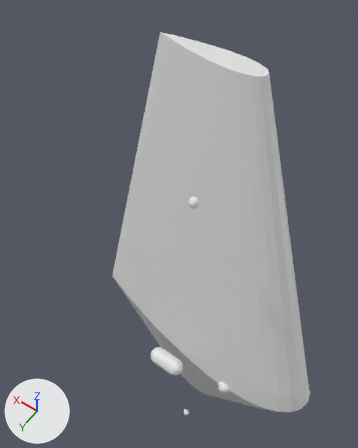
An edit to the glTF model models/mkv.glb, drawn before and after from the same camera.
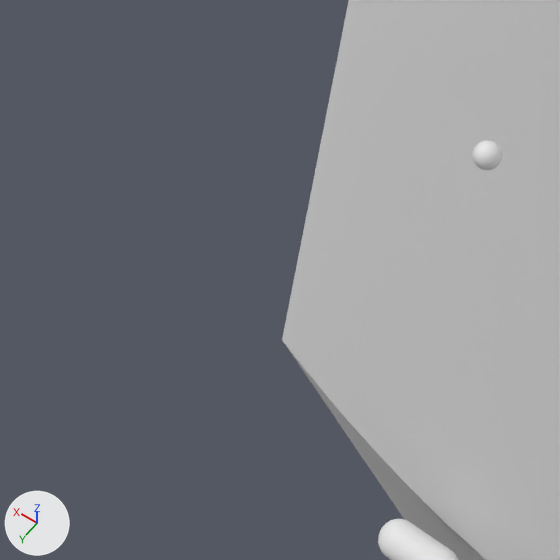
Old and new are each drawn whole from a camera (50 mm lens) standing at (-2.88, 10.92, 26.12) and looking at (7.72, -3.93, 2.78) and again close up on the part from 0% to 62% of the width and 31% to 81% of the height. The lights are fixed; the arrows at lower left show +X, +Y and +Z. The last two pictures show the newer version. Where no turn or scale is listed for an object, it has been applied to the vertices.

Objects in the first close-up: 'body', 'fixture_stbd', 'pod'.
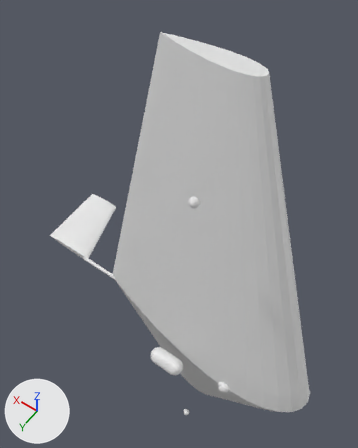
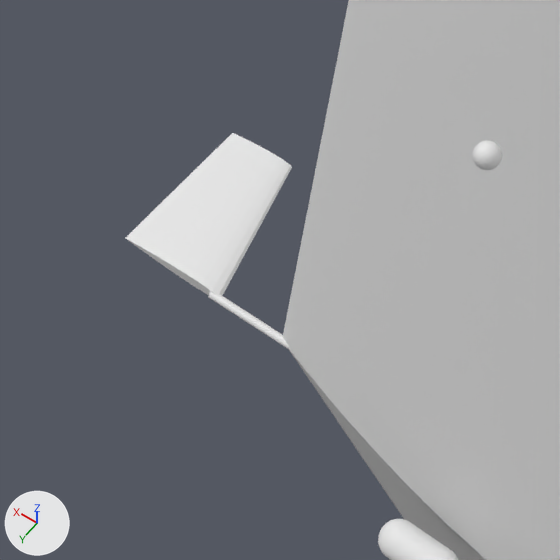
Scene script edits in JSON lines:
```json
{"op": "add", "block": "me_fin_boom", "code": ["me_fin_boom = bpy.data.meshes.new('fin_boom')", "me_fin_boom.from_pydata(...)  # 50 vertices, 96 faces; spans x 9.68..12.3, y -0.11..0.11, z -0.11..0.11"]}
{"op": "add", "block": "me_fin", "code": ["me_fin = bpy.data.meshes.new('fin')", "me_fin.from_pydata(...)  # 46 vertices, 88 faces; spans x 12.0..15.49, y -4.38..0.0, z -0.2..0.2"]}
{"op": "add", "block": "ob_fin_boom", "code": ["ob_fin_boom = bpy.data.objects.new('fin_boom', me_fin_boom)", "ob_fin_boom.location = (0.0, 0.0, 0.0)"]}
{"op": "add", "block": "ob_fin", "code": ["ob_fin = bpy.data.objects.new('fin', me_fin)", "ob_fin.location = (0.0, 0.0, 0.0)"]}
```

Pixel boxes (x1, y1, x2, y2) of what changed, in the close-ups (560 x 560 px):
```json
{"object": "fin", "change": "added", "after": [126, 133, 292, 296]}
{"object": "fin_boom", "change": "added", "after": [208, 292, 289, 349]}
```
